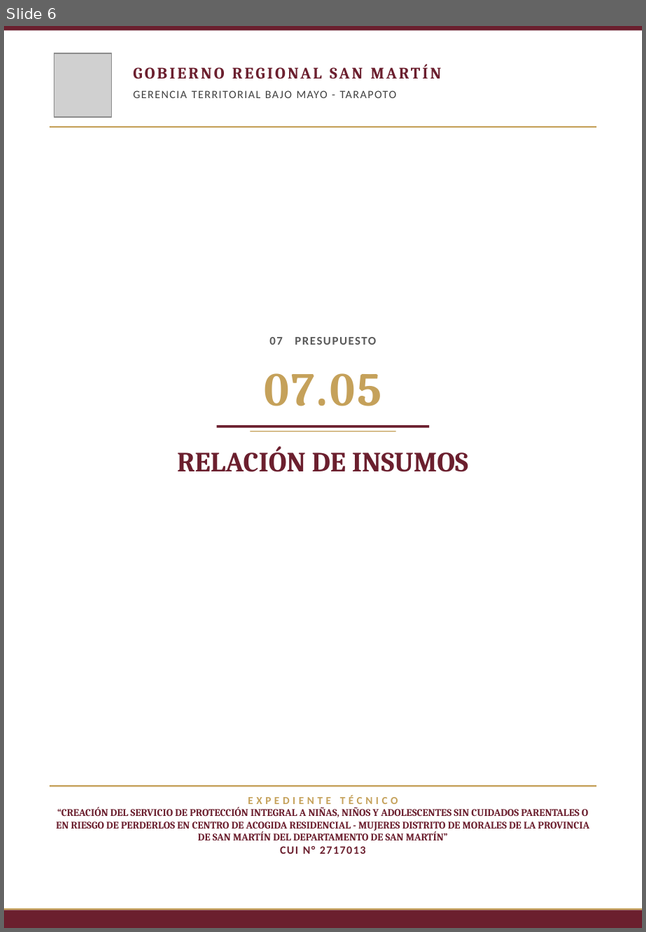
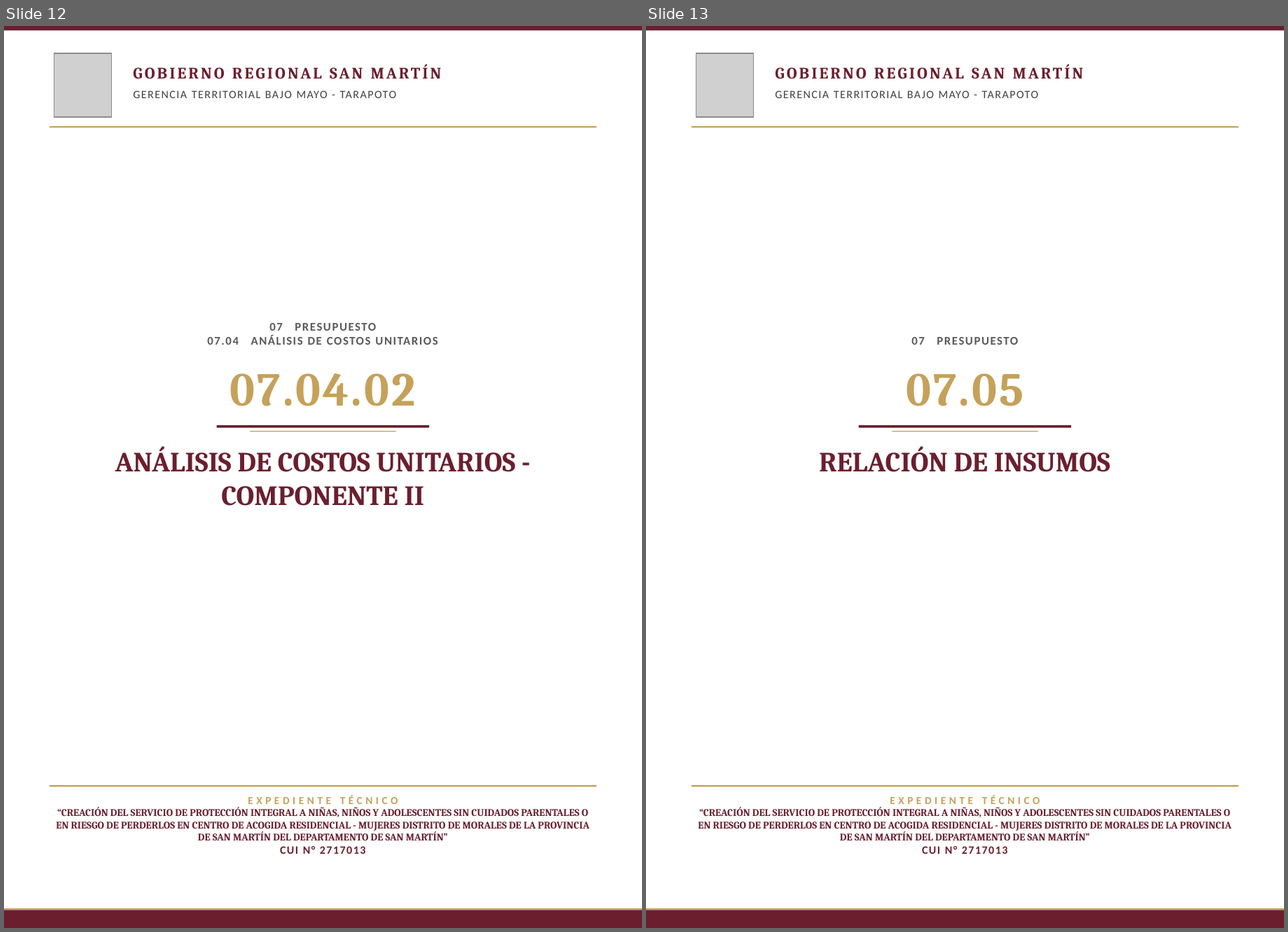
Before and after one commit to josedelcarmenpizarrosuarez10-debug/holaaa, a slide deck: entregables_mujeres/SEPARADORES_PRESUPUESTO_CAR_MUJERES.pptx. Shown side by side, each under a label of ours: slide 6 before the commit, slides 12 and 13 after it. The pictures are 646x932 and 1288x932 pixels, drawn with LibreOffice and Linux fonts; fonts in the diff are those of the drawing; grey boxes stand for pictures; background and template pictures are left out. Boxes give left, top, right and bottom in pixels: in the first picture for what was removed or moved away, otherwise in the second. Text is boxed around its words. In the diff, an @@ line names an element or a change of style, - is before the commit and + after.

```diff
--- a/entregables_mujeres/SEPARADORES_PRESUPUESTO_CAR_MUJERES.pptx
+++ b/entregables_mujeres/SEPARADORES_PRESUPUESTO_CAR_MUJERES.pptx
@@ slide 12 added at (4, 26, 642, 928), background picture (left out) @@
@@ rectangle added at (4, 26, 642, 31), fill #6B1F2E @@
@@ picture added at (54, 53, 111, 117) @@
@@ text added at (131, 62, 602, 88), 15 pt, text #6B1F2E, bold @@
+GOBIERNO REGIONAL SAN MARTÍN
@@ text added at (133, 90, 396, 98), 10.5 pt, text #404040 @@
+GERENCIA TERRITORIAL BAJO MAYO - TARAPOTO
@@ rectangle added at (50, 126, 596, 128), fill #C5A15A @@
@@ text added at (251, 323, 437, 344), 11 pt, text #595959, bold @@
+07 PRESUPUESTO
+07.04 ANÁLISIS DE COSTOS UNITARIOS
@@ text added at (230, 373, 416, 406), 44 pt, text #C5A15A, bold @@
+07.04.02
@@ rectangle added at (217, 426, 430, 428), fill #6B1F2E @@
@@ rectangle added at (250, 431, 396, 431), fill #C5A15A @@
@@ text added at (115, 446, 516, 505), 26 pt, text #6B1F2E, bold @@
+ANÁLISIS DE COSTOS UNITARIOS - COMPONENTE II
@@ rectangle added at (50, 785, 596, 786), fill #C5A15A @@
@@ text added at (56, 795, 589, 853), 9.5 pt, text #6B1F2E, bold @@
+EXPEDIENTE TÉCNICO
+“CREACIÓN DEL SERVICIO DE PROTECCIÓN INTEGRAL A NIÑAS, NIÑOS Y ADOLESCENTES SIN CUIDADOS PARENTALES O EN RIESGO DE PERDERLOS EN CENTRO DE ACOGIDA RESIDENCIAL - MUJERES DISTRITO DE MORALES DE LA PROVINCIA DE SAN MARTÍN DEL DEPARTAMENTO DE SAN MARTÍN”
+CUI N° 2717013
@@ rectangle added at (4, 908, 642, 909), fill #C5A15A @@
@@ rectangle added at (4, 909, 642, 928), fill #6B1F2E @@
@@ what was slide 6 is now slide 13 @@
```
Also in this commit, not shown: 24 other slides added, 3 other files.
